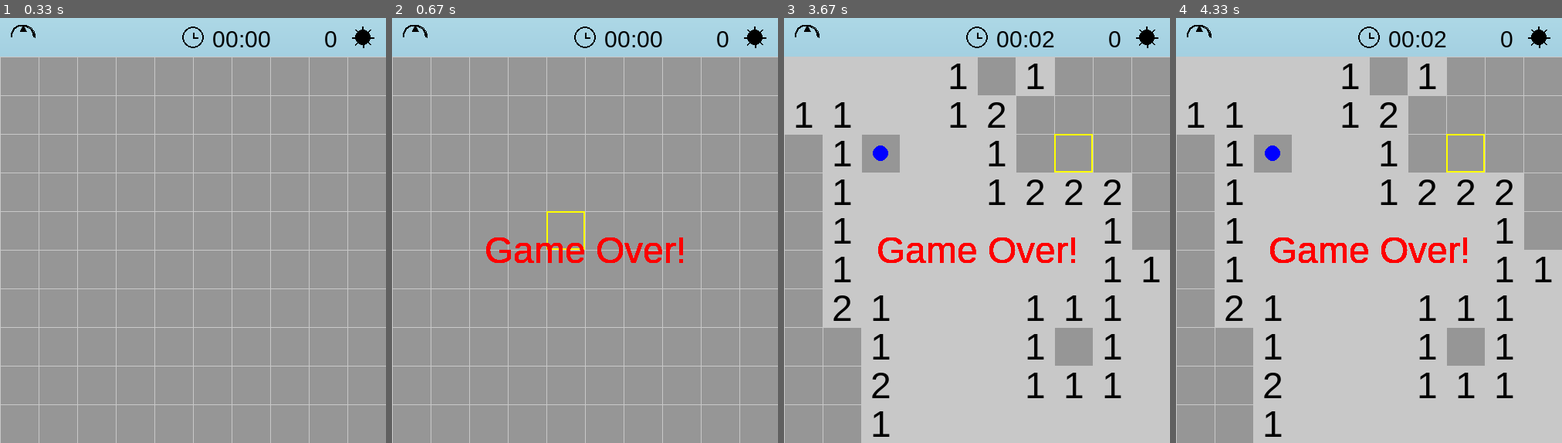
Above: before the commit, frames 1-4 (left to right).
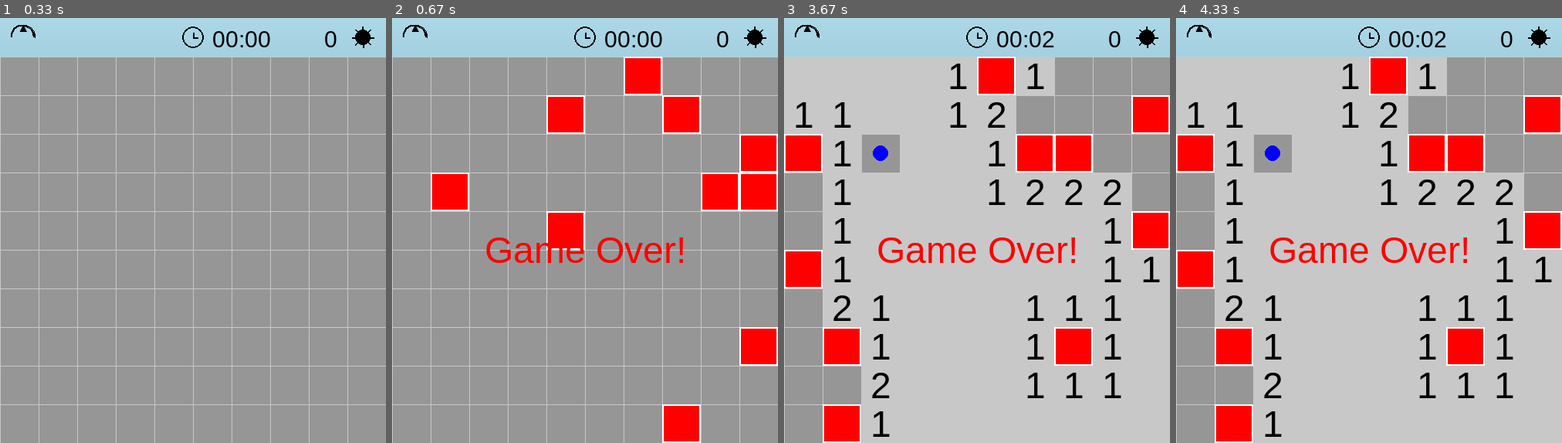
Above: after the commit, the same moments.

Repository: mwilcome/modern-minesweep
Game: pygame game, started from main.py
Same seed, same stepped clock (60 frames per second), same inputs: the game is played once before the commit and once after it.
Inputs (mouse positions are in pixels of both pictures, inside the frame that each line leads up to):
- Up to frame 1 (0.33 s): no input
- Up to frame 2 (0.67 s): click (569, 247) at 0.38 s
- Up to frame 3 (3.67 s): click (807, 39) at 0.72 s; click (1034, 81) at 1.05 s; right-click (884, 145) at 1.38 s; click (957, 341) at 1.72 s; click (977, 281) at 2.05 s; click (1077, 298) at 2.38 s; click (1077, 192) at 2.72 s; click (1096, 222) at 3.05 s; click (1058, 154) at 3.38 s
- Up to frame 4 (4.33 s): click (1538, 39) at 3.72 s; click (1276, 302) at 4.05 s

Frame 1 is identical in both runs. In frame 2, 9.3% of the frame differs, in the area x 10-100%, y 9-100%; in frame 3, 9.5%; in frame 4, 9.5%, in the area x 0-100%, y 9-100%.

Commit message:
Updated look and feel

Diff:
--- a/application/game_controller.py
+++ b/application/game_controller.py
@@ -35,23 +35,20 @@
                         grid_row = (mouse_y - 50) // 50
                         grid_col = mouse_x // 50
                         if 0 <= grid_row < self.rows and 0 <= grid_col < self.cols:
-                            if event.button == 1:
-                                self.game.reveal_cell(grid_row, grid_col)
-                                if self.game.game_over:
+                            if event.button == 1:  # Left click
+                                game_ended = self.game.reveal_cell(grid_row, grid_col)
+                                if game_ended == 'lose':
                                     self.lose_sound.play()
-                                elif self.game.won:
+                                elif game_ended == 'win':
                                     self.win_sound.play()
                                 else:
                                     self.click_sound.play()
-                            elif event.button == 3:
+                            elif event.button == 3:  # Right click
                                 self.game.grid[grid_row][grid_col].toggle_flag()
                                 self.flag_sound.play()
                 elif event.type == pygame.KEYDOWN:
                     if event.key == pygame.K_r:
                         self.reset_game()
 
-            if self.game.game_over or self.game.won:
-                self.renderer.show_game_over(self.game.won)
-            else:
-                self.renderer.render(self.game, mouse_pos)
+            self.renderer.render(self.game, mouse_pos)
         pygame.quit()
--- a/domain/entities/game.py
+++ b/domain/entities/game.py
@@ -39,15 +39,16 @@
                     self.grid[x][y].adjacent_mines = count
 
     def reveal_cell(self, row, col):
-        """Reveal a cell and handle game logic."""
+        """Reveal a cell and handle game logic. Returns 'win', 'lose', or None."""
         if self.game_over or self.won:
-            return
+            return None
         cell = self.grid[row][col]
         if not cell.is_revealed and not cell.is_flagged:
             cell.is_revealed = True
             if cell.is_mine:
                 self.game_over = True
                 self.end_time = pygame.time.get_ticks()
+                return 'lose'
             else:
                 if cell.adjacent_mines == 0:
                     for dx in [-1, 0, 1]:
@@ -58,6 +59,8 @@
                 self._check_win_condition()
                 if self.won:
                     self.end_time = pygame.time.get_ticks()
+                    return 'win'
+        return None
 
     def _check_win_condition(self):
         """Check if all non-mine cells are revealed."""
--- a/domain/value_objects/cell.py
+++ b/domain/value_objects/cell.py
@@ -6,11 +6,6 @@
         self.adjacent_mines = 0
 
     def toggle_flag(self):
-        """Toggle the flagged state of the cell if not revealed."""
+        """Toggle the flag state if the cell is not revealed."""
         if not self.is_revealed:
             self.is_flagged = not self.is_flagged
-
-    def reveal(self):
-        """Reveal the cell."""
-        if not self.is_flagged:
-            self.is_revealed = True
--- a/infrastructure/pygame_renderer.py
+++ b/infrastructure/pygame_renderer.py
@@ -17,6 +17,10 @@
         self.cell_dark = (100, 100, 100)
         self.text_color = (0, 0, 0)
         self.grid_line_color = (200, 200, 200)
+        self.flag_color = (0, 0, 255)
+        self.mine_color = (255, 0, 0)
+        self.revealed_color = (200, 200, 200)
+        self.unrevealed_color = (150, 150, 150)
 
         # Background gradient
         self.background = self.create_gradient_surface()
@@ -99,17 +103,17 @@
                 rect = pygame.Rect(x, y, self.cell_size, self.cell_size)
                 if cell.is_revealed:
                     if cell.is_mine:
-                        pygame.draw.rect(self.screen, (255, 0, 0), rect)
+                        pygame.draw.rect(self.screen, self.mine_color, rect)
                     else:
-                        pygame.draw.rect(self.screen, (200, 200, 200), rect)
+                        pygame.draw.rect(self.screen, self.revealed_color, rect)
                         if cell.adjacent_mines > 0:
                             text = self.cell_font.render(str(cell.adjacent_mines), True, self.text_color)
                             text_rect = text.get_rect(center=rect.center)
                             self.screen.blit(text, text_rect)
                 else:
-                    pygame.draw.rect(self.screen, (150, 150, 150), rect)
+                    pygame.draw.rect(self.screen, self.unrevealed_color, rect)
                 if cell.is_flagged:
-                    pygame.draw.circle(self.screen, (0, 0, 255), rect.center, 10)
+                    pygame.draw.circle(self.screen, self.flag_color, rect.center, 10)
 
         # Draw grid lines
         for i in range(game.cols + 1):
@@ -122,12 +126,35 @@
         # Hover effect
         grid_col = mouse_pos[0] // self.cell_size
         grid_row = (mouse_pos[1] - 50) // self.cell_size
-        if 0 <= grid_row < game.rows and 0 <= grid_col < game.cols:
+        if 0 <= grid_row < game.rows and 0 <= grid_col < game.cols and not (game.game_over or game.won):
             x = grid_col * self.cell_size
             y = 50 + grid_row * self.cell_size
             pygame.draw.rect(self.screen, (255, 255, 0), (x, y, self.cell_size, self.cell_size), 2)
 
+        # Win/Loss animations
+        if game.game_over or game.won:
+            self.render_game_end(game)
+
         pygame.display.flip()
+
+    def render_game_end(self, game):
+        """Render win or loss animation by revealing all mines."""
+        for row in range(game.rows):
+            for col in range(game.cols):
+                cell = game.grid[row][col]
+                x = col * self.cell_size
+                y = row * self.cell_size + 50
+                rect = pygame.Rect(x, y, self.cell_size, self.cell_size)
+                if cell.is_mine:
+                    if game.won:
+                        # Win animation: Show all mines as flagged
+                        pygame.draw.rect(self.screen, self.revealed_color, rect)
+                        pygame.draw.circle(self.screen, self.flag_color, rect.center, 10)
+                    else:
+                        # Loss animation: Flash mines red
+                        pygame.draw.rect(self.screen, self.mine_color, rect)
+                        pygame.draw.rect(self.screen, (255, 255, 255), rect, 2)  # White border for flash effect
+        self.show_game_over(game.won)
 
     def show_game_over(self, won):
         """Display game over or win message."""
@@ -135,4 +162,3 @@
         text = self.cell_font.render(message, True, (255, 0, 0))
         self.screen.blit(text, (self.width // 2 - text.get_width() // 2,
                                 50 + (self.height - 50) // 2 - text.get_height() // 2))
-        pygame.display.flip()
